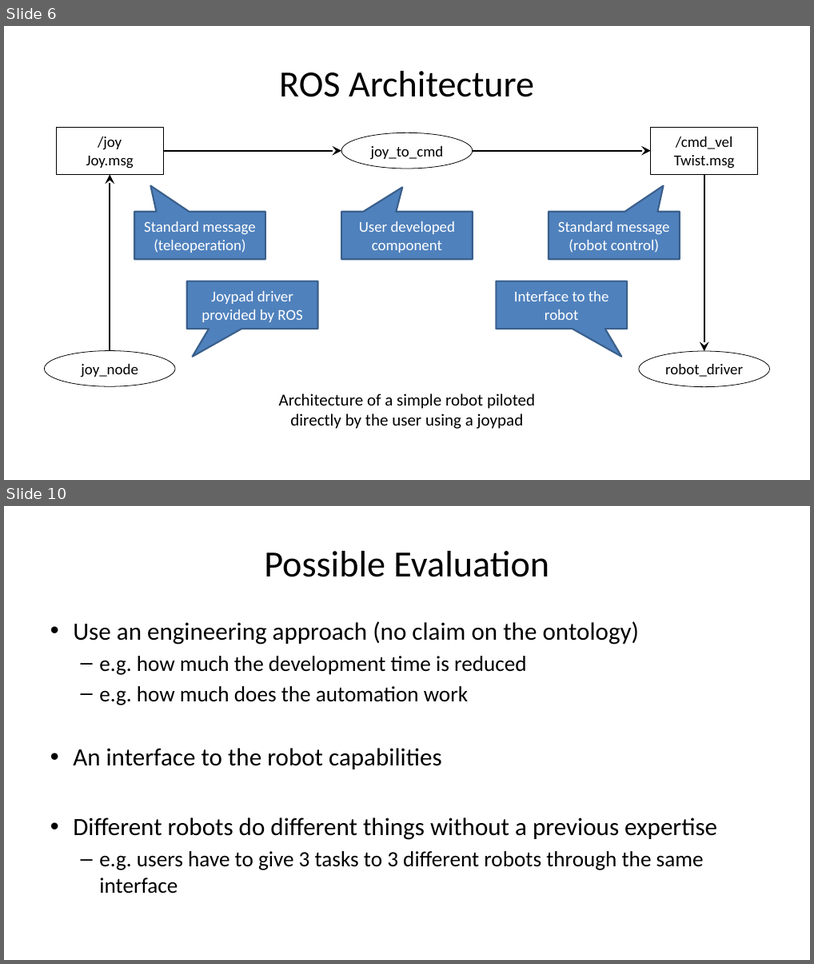
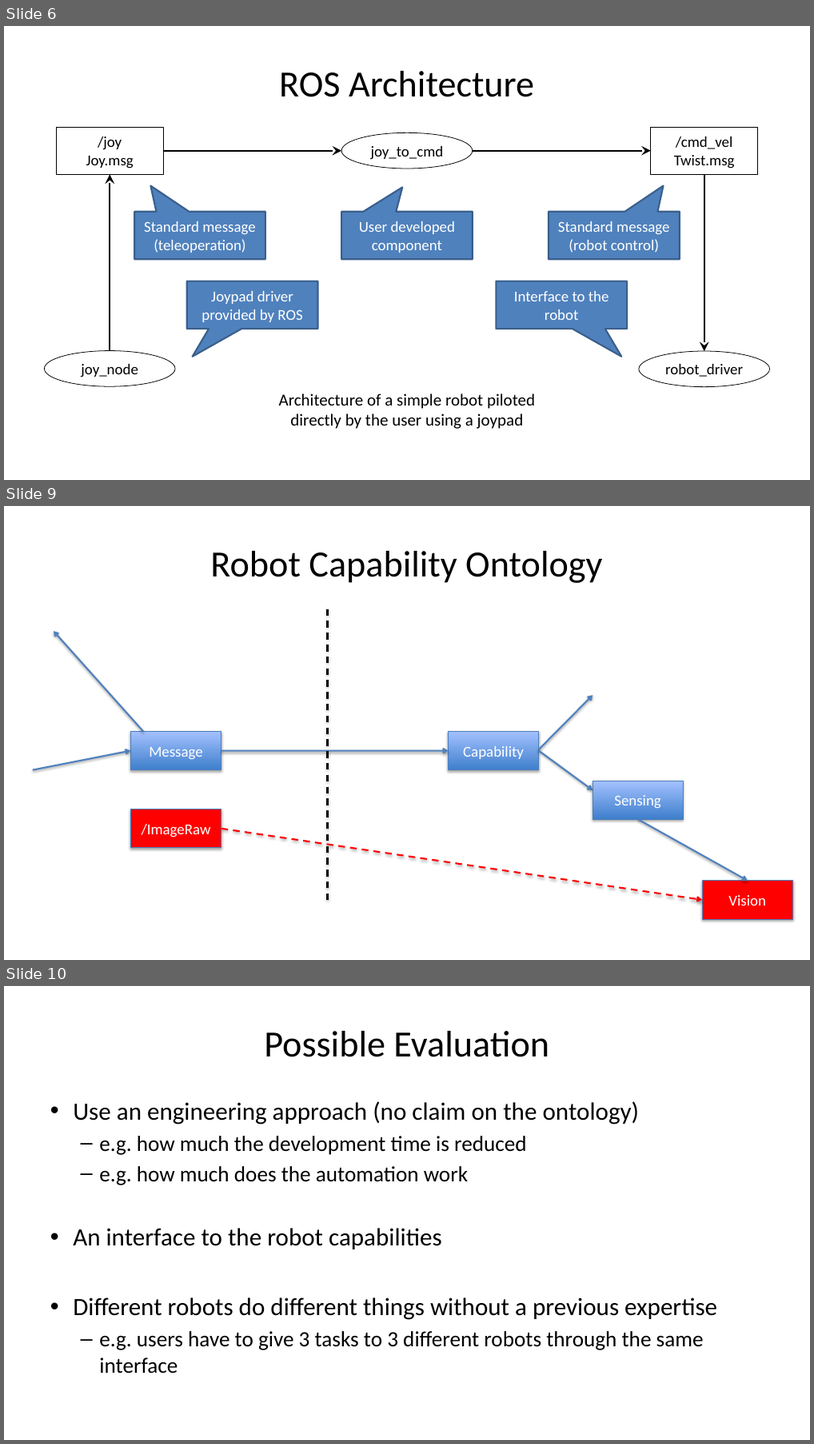
Before and after one commit to kmitd/onto-rob-capabilities, a slide deck: data/meeting_2017_05_09.pptx. Shown one above the other, each under a label of ours: slides 6 and 10 before the commit, slides 6, 9 and 10 after it; the slides between them are not shown. The pictures are 814x964 and 814x1444 pixels, drawn with LibreOffice and Linux fonts; fonts in the diff are those of the drawing. Boxes give left, top, right and bottom in pixels: in the first picture for what was removed or moved away, otherwise in the second. Text is boxed around its words. In the diff, an @@ line names an element or a change of style, - is before the commit and + after.

Commit message:
manu's change to the ROS ontology

```diff
--- a/data/meeting_2017_05_09.pptx
+++ b/data/meeting_2017_05_09.pptx
@@ slide 9 added at box(4, 506, 810, 960), background #FFFFFF @@
@@ title added at box(210, 551, 602, 583), 44 pt, text #000000 @@
+Robot Capability Ontology
@@ line added from (328, 609) to (328, 900), #000000 2 pt dashed @@
@@ arrow added from (143, 731) to (54, 632), #4F81BD 2 pt @@
@@ arrow added from (539, 749) to (594, 695), #4F81BD 2 pt @@
@@ rectangle added at box(131, 731, 222, 770), fill gradient #3F80CE to #A4C4FF, outline #4B7EBC 0.75 pt, 18 pt, text #FFFFFF @@
+Message
@@ rectangle added at box(449, 731, 539, 770), fill gradient #3F80CE to #A4C4FF, outline #4B7EBC 0.75 pt, 18 pt, text #FFFFFF @@
+Capability
@@ arrow added from (33, 770) to (131, 751), #4F81BD 2 pt @@
@@ arrow added from (221, 751) to (449, 751), #4F81BD 2 pt @@
@@ arrow added from (539, 751) to (594, 790), #4F81BD 2 pt @@
@@ rectangle added at box(593, 780, 683, 820), fill gradient #3F80CE to #A4C4FF, outline #4B7EBC 0.75 pt, 18 pt, text #FFFFFF @@
+Sensing
@@ rectangle added at box(131, 809, 222, 848), fill #FF0000, outline #4B7EBC 0.75 pt, 18 pt, text #FFFFFF @@
+/ImageRaw
@@ arrow added from (221, 828) to (702, 900), #FF0000 2 pt dashed @@
@@ arrow added from (638, 819) to (748, 880), #4F81BD 2 pt @@
@@ rectangle added at box(702, 880, 794, 919), fill #FF0000, outline #4B7EBC 0.75 pt, 18 pt, text #FFFFFF @@
+Vision
```
Also in this commit, not shown: 1 slide changed, 2 other slides added, 3 slides removed, 4 other files.
